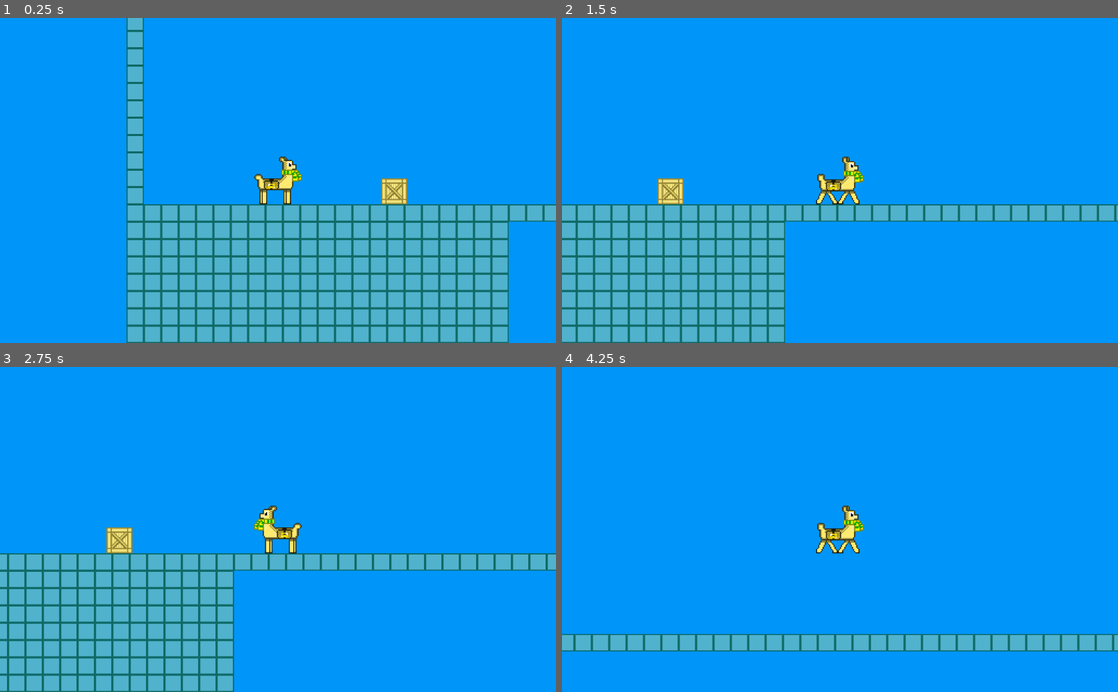
Above: before the commit, frames 1-4 (two rows, left to right).
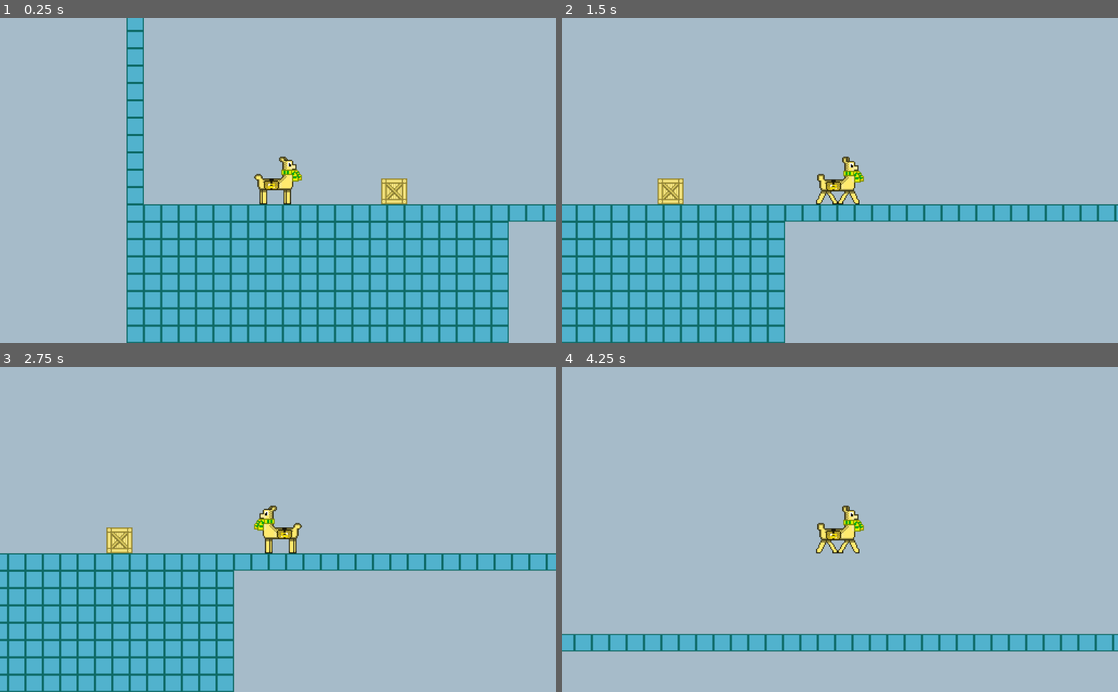
Above: after the commit, the same moments.

Repository: LeoDog896/Llama-Zips
Game: Godot game, scene res://Templates/LevelTemplate.tscn
Two runs of this game, one before a commit and one after it. Both use one fixed random seed, a clock stepped at 60 frames per second and the inputs below.
Inputs (mouse positions are in pixels of both pictures, inside the frame that each line leads up to):
- Up to frame 1 (0.25 s): no input
- Up to frame 2 (1.5 s): tap Enter at 0.5 s; move the mouse to (956, 190) at 0.52 s; hold Right (ui_right) from 0.53 s (still down); click (956, 190) at 0.67 s; tap Up (ui_up) at 0.77 s; move the mouse to (728, 196) at 1.27 s; click (728, 196) at 1.42 s
- Up to frame 3 (2.75 s): tap Up (ui_up) at 1.52 s; move the mouse to (333, 458) at 2.02 s; release Right (ui_right) at 2.03 s; hold A (ui_left) from 2.03 s (still down); click (333, 458) at 2.17 s
- Up to frame 4 (4.25 s): move the mouse to (812, 594) at 2.77 s; release A (ui_left) at 2.78 s; hold Right (ui_right) from 2.78 s (still down); click (812, 594) at 2.92 s; tap Up (ui_up) at 3.02, 3.77 s; move the mouse to (1006, 578) at 3.52 s; click (1006, 578) at 3.67 s

The runs differ from the first frame. In frame 1, 68% of the frame differs, in the area x 0-100%, y 0-100%; in frame 2, 79%; in frame 3, 78%; in frame 4, 94%.

Commit message:
New changes

Diff:
--- a/Templates/LevelTemplate.tscn
+++ b/Templates/LevelTemplate.tscn
@@ -23,11 +23,6 @@
 0/tile_mode = 0
 0/occluder_offset = Vector2( 0, 0 )
 0/navigation_offset = Vector2( 0, 0 )
-0/shape_offset = Vector2( 0, 0 )
-0/shape_transform = Transform2D( 1, 0, 0, 1, 0, 0 )
-0/shape = SubResource( 1 )
-0/shape_one_way = false
-0/shape_one_way_margin = 1.0
 0/shapes = [ {
 "autotile_coord": Vector2( 0, 0 ),
 "one_way": false,
@@ -45,11 +40,6 @@
 1/occluder_offset = Vector2( 0, 0 )
 1/occluder = SubResource( 2 )
 1/navigation_offset = Vector2( 0, 0 )
-1/shape_offset = Vector2( 0, 0 )
-1/shape_transform = Transform2D( 1, 0, 0, 1, 0, 0 )
-1/shape = SubResource( 3 )
-1/shape_one_way = false
-1/shape_one_way_margin = 1.0
 1/shapes = [ {
 "autotile_coord": Vector2( 0, 0 ),
 "one_way": false,
--- a/Utils/BindedPlayer.tscn
+++ b/Utils/BindedPlayer.tscn
@@ -20,16 +20,16 @@
 region = Rect2( 0, 0, 44, 44 )
 
 [sub_resource type="AtlasTexture" id=5]
-atlas = ExtResource( 3 )
+atlas = ExtResource( 2 )
 region = Rect2( 0, 44, 44, 44 )
 
 [sub_resource type="AtlasTexture" id=6]
 atlas = ExtResource( 2 )
-region = Rect2( 0, 44, 44, 44 )
+region = Rect2( 0, 0, 44, 44 )
 
 [sub_resource type="AtlasTexture" id=7]
-atlas = ExtResource( 2 )
-region = Rect2( 0, 0, 44, 44 )
+atlas = ExtResource( 3 )
+region = Rect2( 0, 44, 44, 44 )
 
 [sub_resource type="SpriteFrames" id=8]
 animations = [ {
@@ -43,15 +43,15 @@
 "name": "standing",
 "speed": 5.0
 }, {
-"frames": [ SubResource( 5 ) ],
+"frames": [ SubResource( 5 ), SubResource( 6 ) ],
+"loop": true,
+"name": "walking",
+"speed": 10.0
+}, {
+"frames": [ SubResource( 7 ) ],
 "loop": true,
 "name": "jumping",
 "speed": 5.0
-}, {
-"frames": [ SubResource( 6 ), SubResource( 7 ) ],
-"loop": true,
-"name": "walking",
-"speed": 10.0
 } ]
 
 [node name="BindedPlayer" type="KinematicBody2D"]
--- a/Utils/Scripts/Crate.gd
+++ b/Utils/Scripts/Crate.gd
@@ -15,6 +15,10 @@
 	and event.is_pressed():
 		call_deferred("on_click")
 
+func _input(event):
+	if event is InputEventMouseButton and event.pressed and isGrabbed and event.button_index == 1:
+		call_deferred("on_click")
+
 func _process(delta):
 	if isGrabbed:
 		if player_sprite.flip_h:
@@ -23,10 +27,15 @@
 			self.position = player.position + Vector2(32, -16)
 
 func on_click():
-	self.position = player.position
-	self.collision_layer = 0
-	self.collision_mask = 0
-	self.mode = MODE_STATIC
-	self.sleeping = true
-	isGrabbed = true
-	print(get_parent())
+	if isGrabbed:
+		self.collision_layer = 1
+		self.collision_mask = 1
+		self.mode = MODE_RIGID
+		self.sleeping = false
+		isGrabbed = false
+	else:
+		self.collision_layer = 0
+		self.collision_mask = 0
+		self.mode = MODE_STATIC
+		self.sleeping = true
+		isGrabbed = true
--- a/project.godot
+++ b/project.godot
@@ -70,5 +70,5 @@
 
 [rendering]
 
-environment/default_clear_color=Color( 0, 0.588235, 0.980392, 1 )
+environment/default_clear_color=Color( 0.654902, 0.737255, 0.792157, 1 )
 environment/default_environment="res://default_env.tres"
